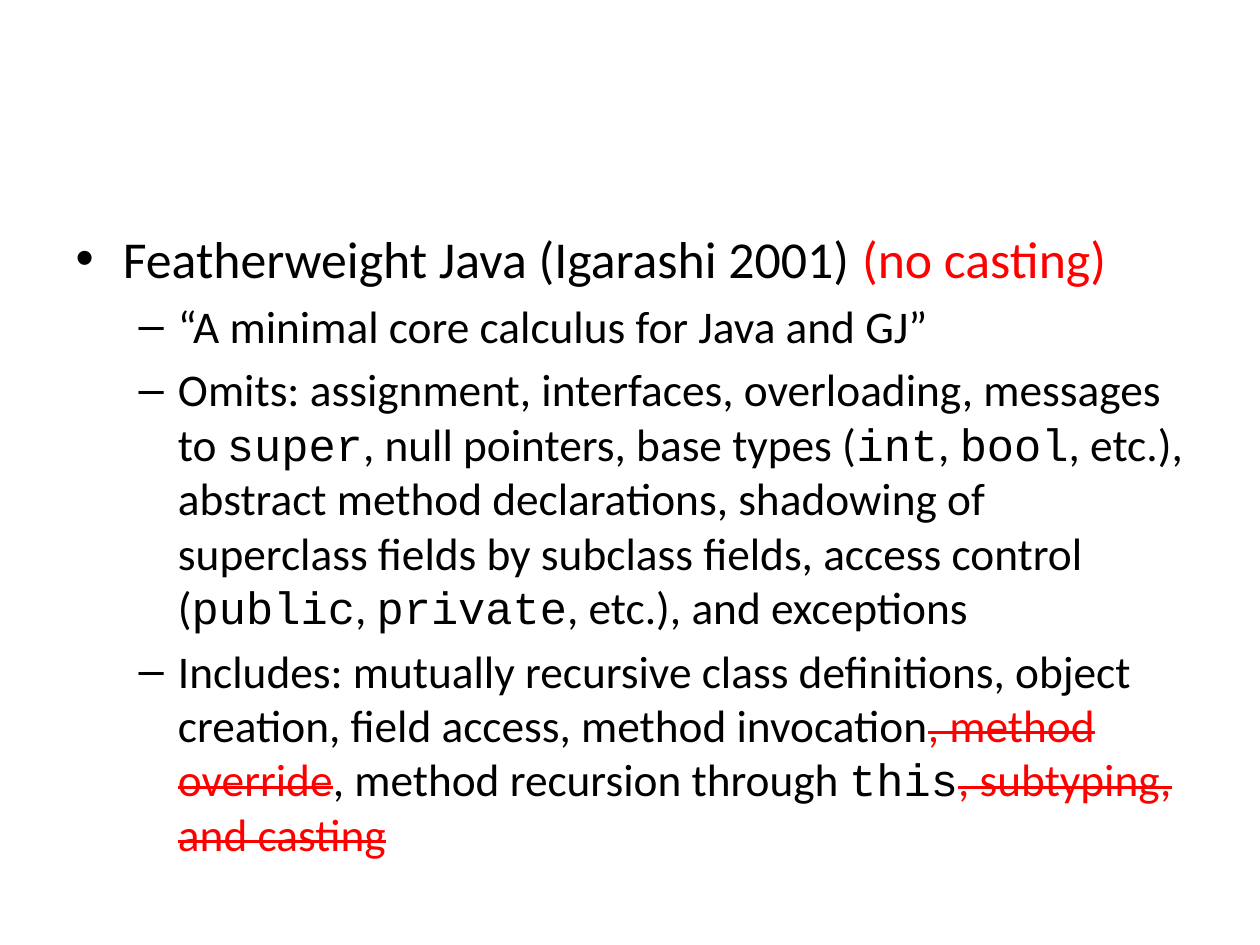
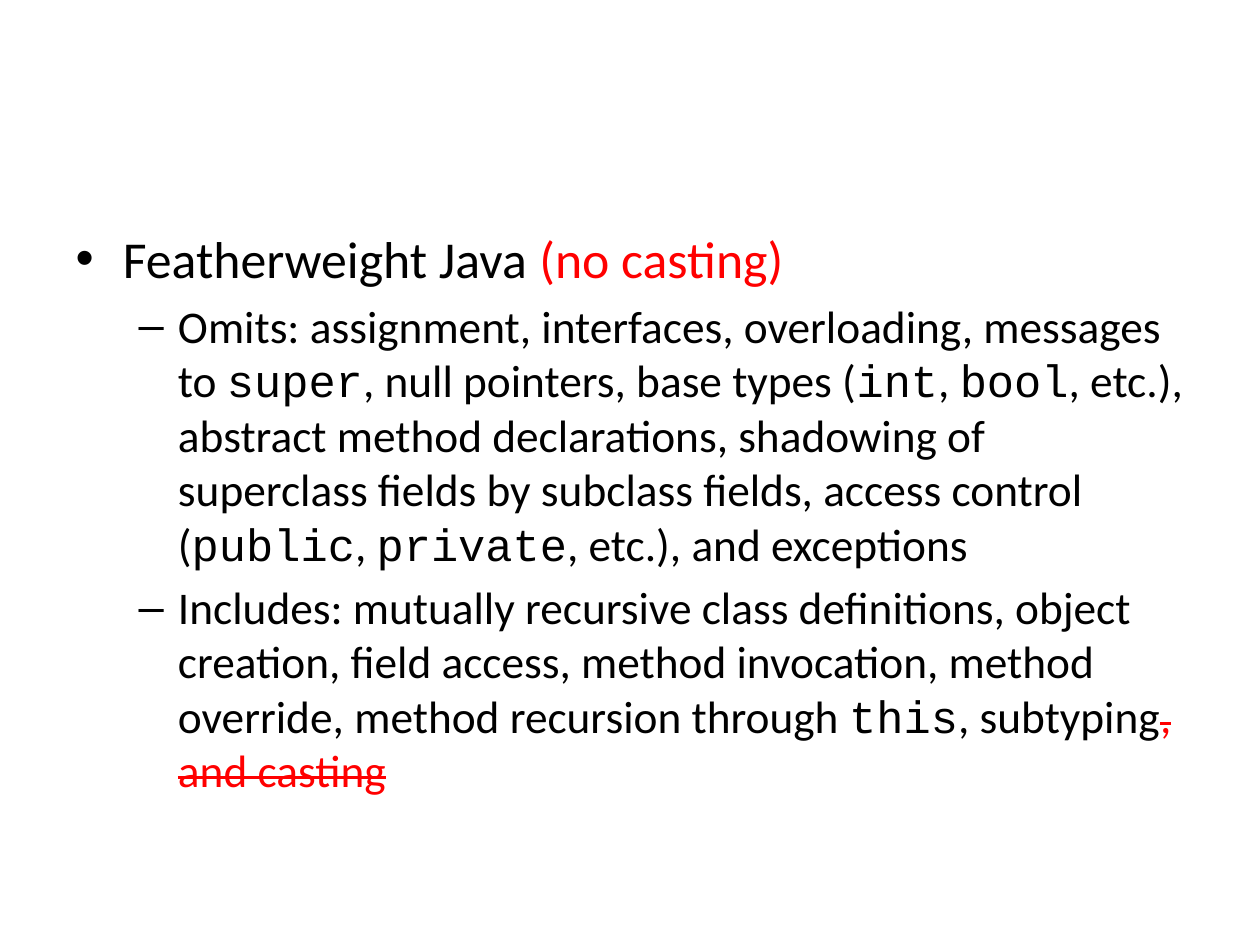
Before and after one commit to tgduckworth/FeatherEvaluator, a slide deck: slide 6 of Document/Presentation.pptx (slide 4 before the commit). Drawn at 1260x945 pixels with LibreOffice and Linux fonts; fonts in the diff are those of the drawing; background and template pictures are left out. Boxes give left, top, right and bottom in pixels: in the first picture for what was removed or moved away, otherwise in the second. Text is boxed around its words. In the diff, an @@ line names an element or a change of style, - is before the commit and + after.

```diff
--- a/Document/Presentation.pptx
+++ b/Document/Presentation.pptx
@@ text at (123, 240, 783, 287): text changed @@
-• Featherweight Java (Igarashi 2001) (no casting)
-  – “A minimal core calculus for Java and GJ”
+• Featherweight Java (no casting)
@@ text at (178, 592, 1172, 795): text colour #FF0000 to #000000, strikethrough off in "invocation, method override, this, subtyping," @@
```
Also in this commit, not shown: 2 other slides changed, 23 slides added, 4 slides removed, 2 other files.
